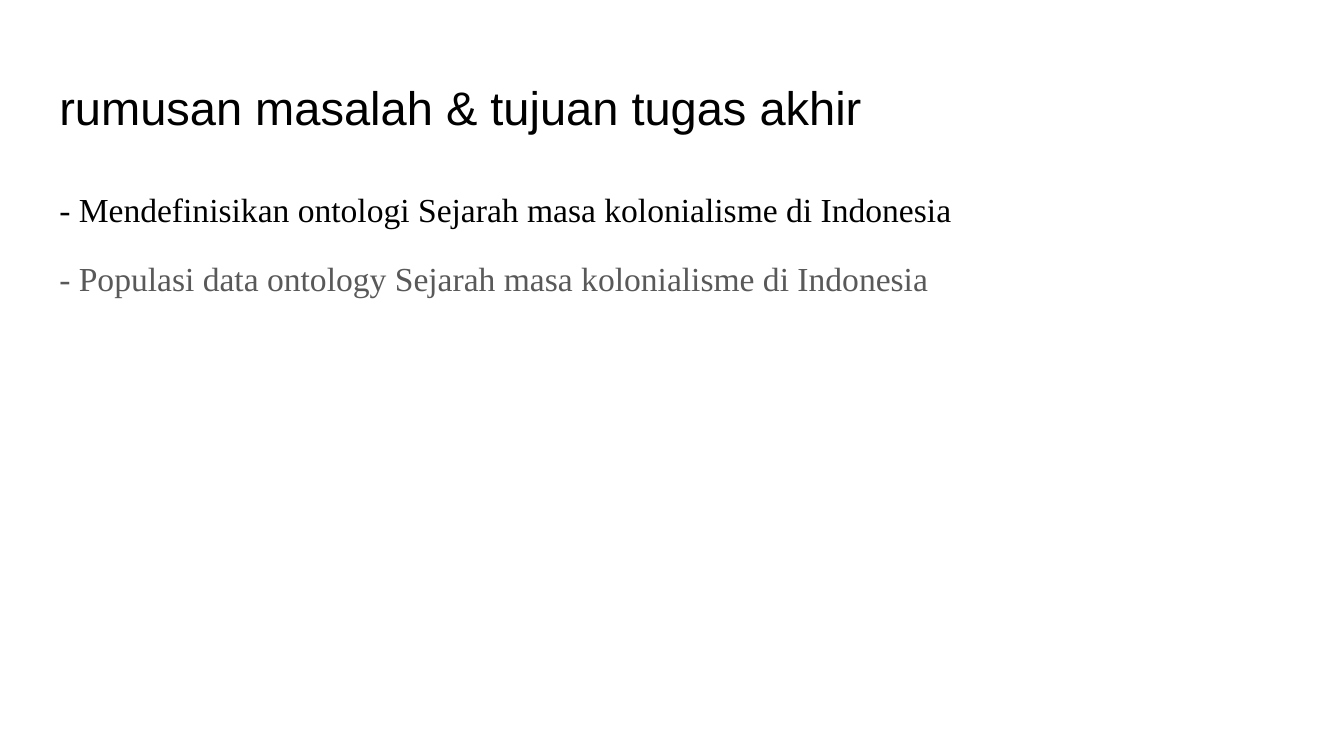
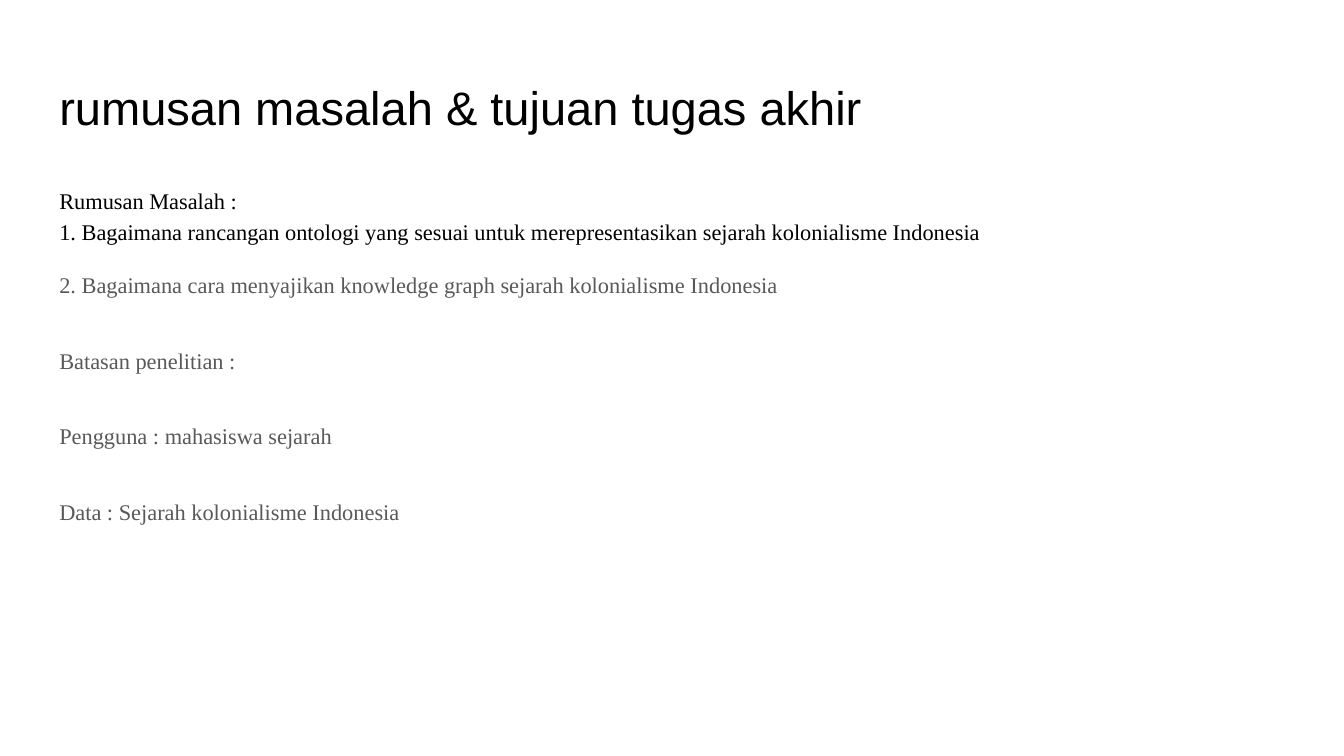
Before and after one commit to rcsenlia/Ontologi-Sejarah-Indonesia, a slide deck: slide 7 of RichieChristiansenSenlia/Draft Proposal - Richie Christiansen Senlia.pptx (slide 9 before the commit). Drawn at 1344x756 pixels with LibreOffice and Linux fonts; fonts in the diff are those of the drawing. Boxes give left, top, right and bottom in pixels: in the first picture for what was removed or moved away, otherwise in the second. Text is boxed around its words. In the diff, an @@ line names an element or a change of style, - is before the commit and + after.

```diff
--- a/RichieChristiansenSenlia/Draft Proposal - Richie Christiansen Senlia.pptx
+++ b/RichieChristiansenSenlia/Draft Proposal - Richie Christiansen Senlia.pptx
@@ text at (x1=59, y1=193, x2=980, y2=525): text changed; size 18 to 12 pt; text colour #000000 to #595959 @@
-- Mendefinisikan ontologi Sejarah masa kolonialisme di Indonesia
-- Populasi data ontology Sejarah masa kolonialisme di Indonesia
+Rumusan Masalah :
+1. Bagaimana rancangan ontologi yang sesuai untuk merepresentasikan sejarah kolonialisme Indonesia
+2. Bagaimana cara menyajikan knowledge graph sejarah kolonialisme Indonesia
+Batasan penelitian :
+Pengguna : mahasiswa sejarah
+Data : Sejarah kolonialisme Indonesia
```
Also in this commit, not shown: 8 other slides changed, 2 slides added, 4 slides removed.
